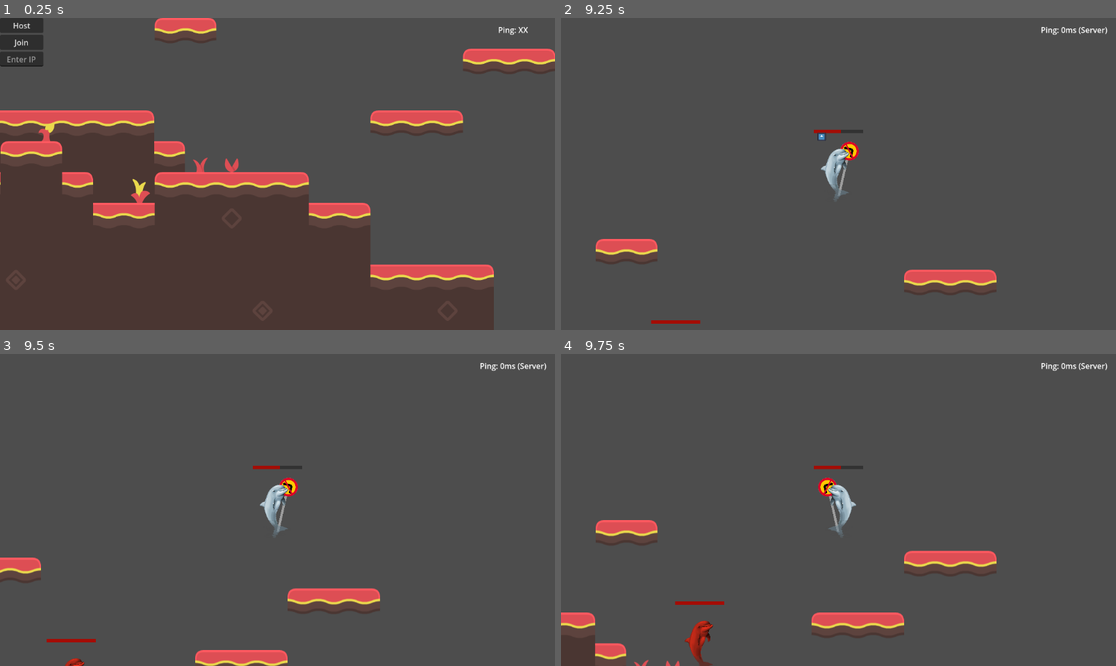
Above: before the commit, frames 1-4 (two rows, left to right).
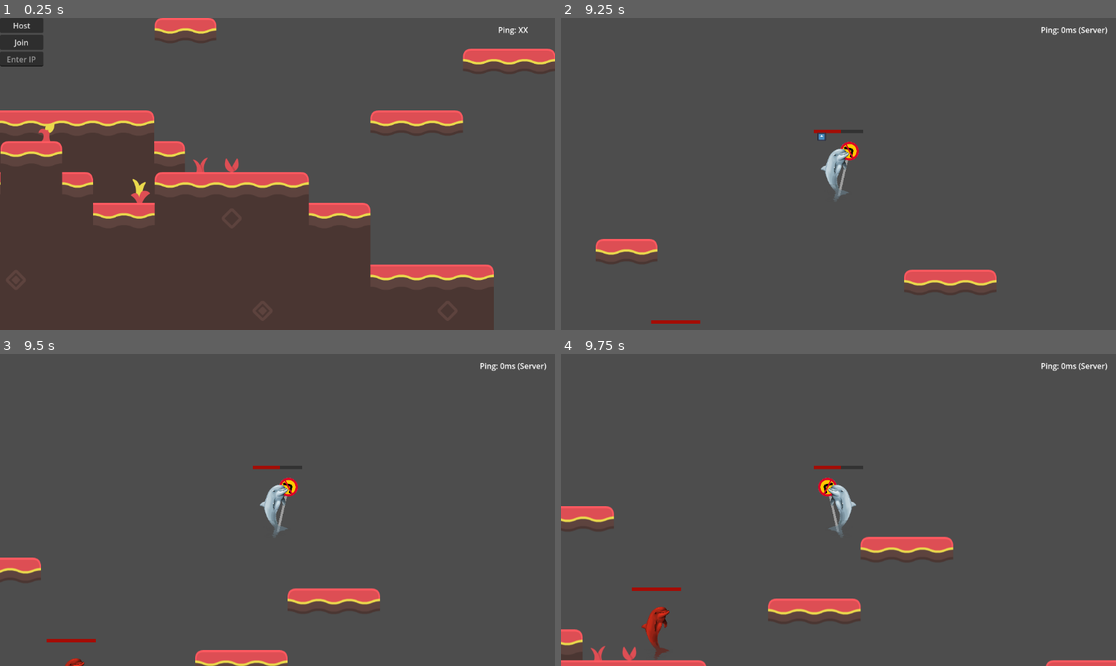
Above: after the commit, the same moments.

Repository: A-vd-E/Eget-spel
Game: Godot game, scene res://scenes/main.tscn
The game is run twice, just before and just after one commit, with the same random seed, the same clock (stepped at 60 frames per second) and the same inputs. The engine's default icon, where the game draws it, is replaced by a stand-in: a white triangle on a blue panel in a dark square.
Inputs (mouse positions are in pixels of both pictures, inside the frame that each line leads up to):
- Up to frame 1 (0.25 s): no input
- Up to frame 2 (9.25 s): click (583, 58) at 0.52 s; type "12" at 0.6 s; click "Host" at 1.25 s; hold D (right) 2.03-3.53 s; tap C (dash) at 2.1, 3.05, 3.6, 4.55, 5.85, 7.35, 9.05 s; tap Space (jump) at 2.27, 2.3, 2.57, 2.85, 3.02, 3.32, 3.8, 4.52, 4.82, 5.27, 5.3, 5.57, 6.02, 6.32, 6.6, 7.52, 7.82, 8.27, 8.3, 8.57, 9.02 s; hold A (left) 3.53-5.78 s; tap X (melee_attack) at 4.35, 8.1 s; tap F (ranged_attack) at 5.1, 8.85 s; hold D (right) from 5.78 s (still down)
- Up to frame 3 (9.5 s): keep holding D (right); tap Space (jump) at 9.32 s
- Up to frame 4 (9.75 s): release D (right) at 9.53 s; hold A (left) from 9.53 s (still down); tap C (dash) at 9.6 s

Frames 1-3 are identical in both runs. In frame 4, 7.0% of the frame differs, in the area x 0-100%, y 48-100%.

Commit message:
Adjust dash logic so only one dash mid air is allowed. Fixes #24

Diff:
--- a/scripts/networking/input_multiplayer.gd
+++ b/scripts/networking/input_multiplayer.gd
@@ -55,7 +55,11 @@
 func dash():
 	if multiplayer.is_server():
 
-		if player.can_perform(Actions.PlayerAction.DASH) and player.can_dash:
+		if player.can_perform(Actions.PlayerAction.DASH):
+			if player.dash_on_cooldown:
+				return
+			if not player.is_on_floor() and !player.can_dash_in_air:
+				return
 			player.handle_action(Actions.PlayerAction.DASH)
 			#player.do_dash = true
 @rpc("call_local", "any_peer")
--- a/scripts/player_controller.gd
+++ b/scripts/player_controller.gd
@@ -42,7 +42,8 @@
 var do_melee_attack := false # Tells player to attack, updated in InputSynchronizer
 var do_ranged_attack := false # Tells player to attack, updated in InputSynchronizer
 var dashing := false # To check if currently dashing
-var can_dash := true # Determines if you can dash, tied to timer
+var dash_on_cooldown := false
+var can_dash_in_air := true # Determines if you can dash, tied to timer
 var movement_locked := false
 var knockback_stun_time_left := 0.0
 
--- a/scripts/states/temporary_states/dash_state.gd
+++ b/scripts/states/temporary_states/dash_state.gd
@@ -8,6 +8,7 @@
 var elapsed := 0.0
 var start_position := Vector2.ZERO
 var dash_speed := 0.0
+var dash_on_cooldown := false
 
 
 func _ready():
@@ -22,12 +23,16 @@
 
 func enter():
 	print("enter dash")
+
+	if not character.is_on_floor():
+		character.can_dash_in_air = false
+
 	elapsed = 0.0
 	start_position = character.global_position
 
 	dash_speed = dash_distance / dash_duration
 
-	character.can_dash = false
+	dash_on_cooldown = true
 	character.add_turn_lock("dash")
 
 	$dash_again_timer.start()
@@ -72,5 +77,5 @@
 
 
 func _on_dash_again_timer_timeout():
-	character.can_dash = true
+	dash_on_cooldown = true
 	$dash_again_timer.stop()
--- a/scripts/states/temporary_states/fall_state.gd
+++ b/scripts/states/temporary_states/fall_state.gd
@@ -54,11 +54,11 @@
 	# Landing transition
 	if character.is_on_floor():
 		if character.moving_direction != 0:
-
+			character.can_dash_in_air = true
 			state_machine.change_state(	"walkstate")
 			return
 		elif character.moving_direction == 0:
-
+			character.can_dash_in_air = true
 			state_machine.change_state(	"idlestate")
 			return
 
--- a/scripts/states/temporary_states/walk_state.gd
+++ b/scripts/states/temporary_states/walk_state.gd
@@ -34,8 +34,7 @@
 func handle_input(action):
 	match action:
 		Actions.PlayerAction.DASH:
-			if character.can_dash:
-				state_machine.change_state("dashstate")
+			state_machine.change_state("dashstate")
 
 		Actions.PlayerAction.JUMP:
 			if character.buffered_jump and character.is_on_floor() :
--- a/scripts/states/temporary_states/wall_jump_state.gd
+++ b/scripts/states/temporary_states/wall_jump_state.gd
@@ -17,6 +17,7 @@
 func enter():
 
 	print("enter wall jump")
+	character.can_dash_in_air = true
 	wall_jump_locked = true
 
 	var wall_normal = character.get_wall_normal()
